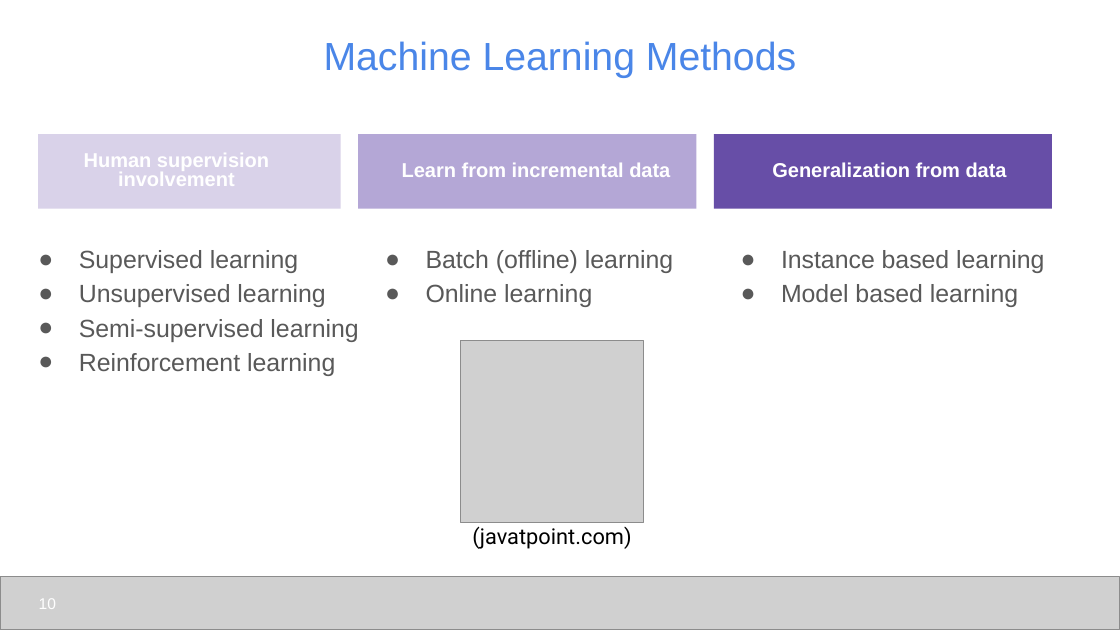
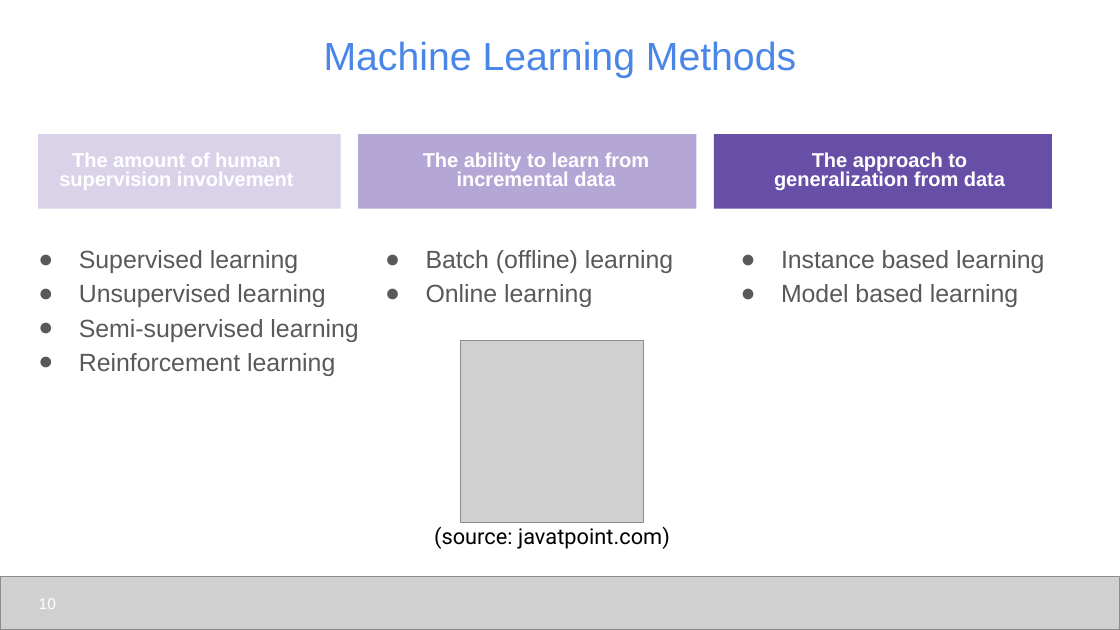
Before and after one commit to udel-cbcb/al_ml_workshop, a slide deck: slide 10 of Day_1/Lectures/Day_1_Lecture_1_Introduction_to_Artificial_Intelligence_and_Machine_Learning.pptx. Drawn at 1120x630 pixels with LibreOffice and Linux fonts; fonts in the diff are those of the drawing; grey boxes stand for pictures. Boxes give left, top, right and bottom in pixels: in the first picture for what was removed or moved away, otherwise in the second. Text is boxed around its words. In the diff, an @@ line names an element or a change of style, - is before the commit and + after.

```diff
--- a/Day_1/Lectures/Day_1_Lecture_1_Introduction_to_Artificial_Intelligence_and_Machine_Learning.pptx
+++ b/Day_1/Lectures/Day_1_Lecture_1_Introduction_to_Artificial_Intelligence_and_Machine_Learning.pptx
@@ text at [59,153,294,190]: text changed @@
-Human supervision involvement
+The amount of human supervision involvement
@@ text at [423,152,649,186]: text changed @@
-Learn from incremental data
+The ability to learn from incremental data
@@ text at [774,152,1005,190]: text changed @@
-Generalization from data
+The approach to generalization from data
@@ text at [434,526,670,549]: text changed @@
-(javatpoint.com)
+(source: javatpoint.com)
```
Also in this commit, not shown: 18 other slides changed, 7 other files.
